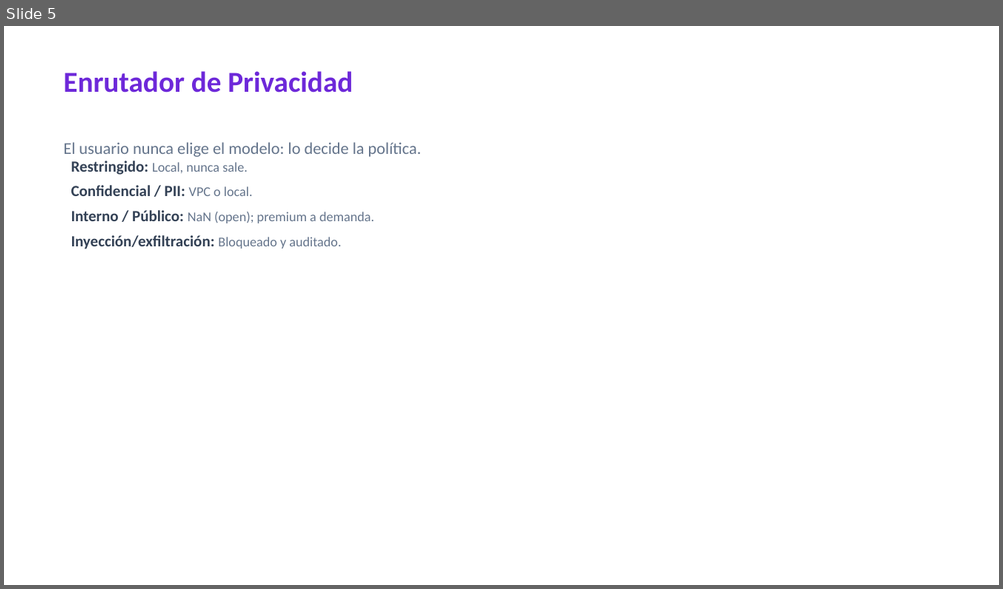
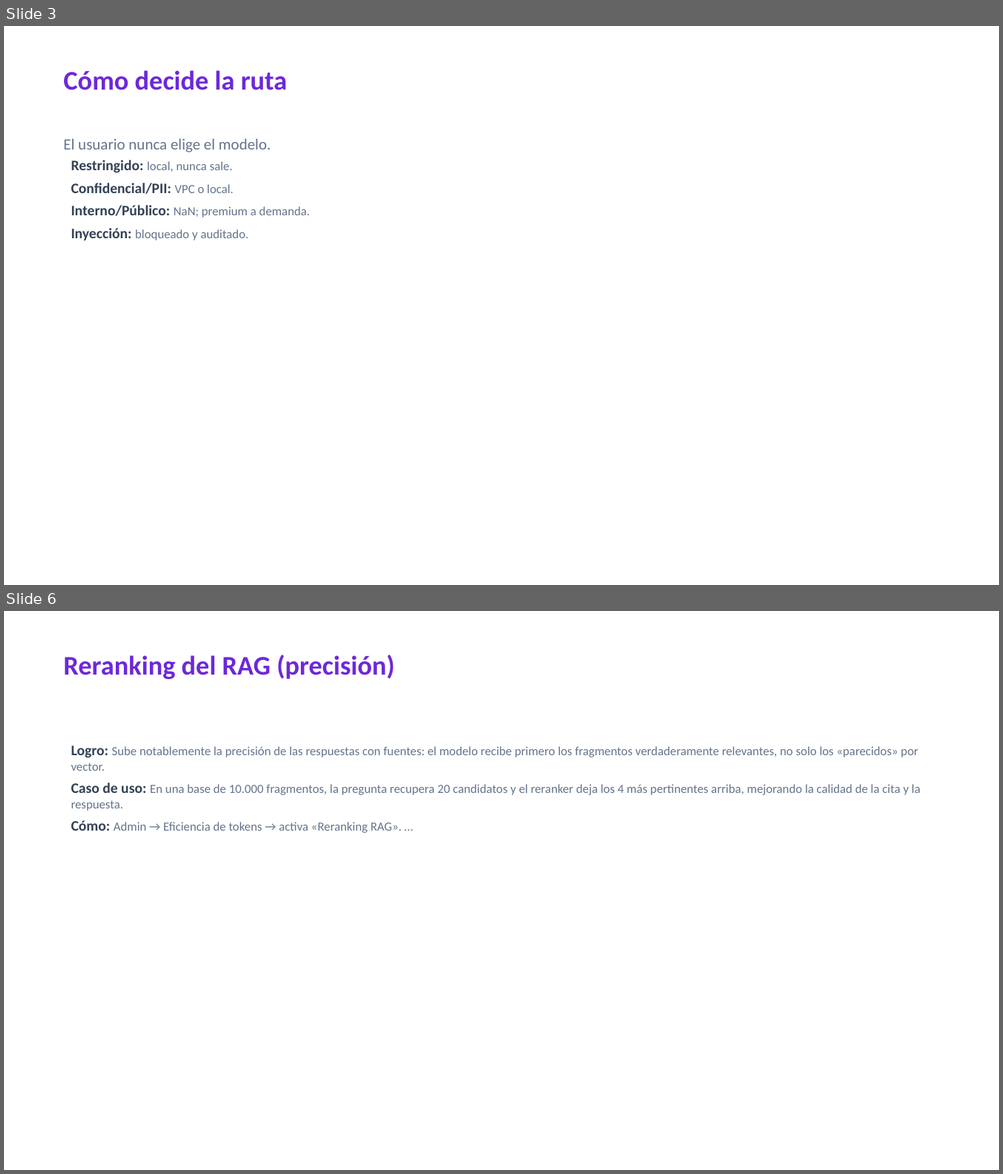
Before and after one commit to angeljba1480-AB/S4Bdashboard, a slide deck: docs/generados/MaestroAI-Presentacion.pptx. Shown one above the other, each under a label of ours: slide 5 before the commit, slides 3 and 6 after it; the slides between them are not shown. The pictures are 1003x589 and 1003x1174 pixels, drawn with LibreOffice and Linux fonts; fonts in the diff are those of the drawing. Boxes give left, top, right and bottom in pixels: in the first picture for what was removed or moved away, otherwise in the second. Text is boxed around its words. In the diff, an @@ line names an element or a change of style, - is before the commit and + after.

```diff
--- a/docs/generados/MaestroAI-Presentacion.pptx
+++ b/docs/generados/MaestroAI-Presentacion.pptx
@@ slide 6 added at (x1=4, y1=611, x2=999, y2=1170), background #FFFFFF @@
@@ text added at (x1=63, y1=655, x2=395, y2=679), 26 pt, text #6D28D9, bold @@
+Reranking del RAG (precisión)
@@ text added at (x1=71, y1=746, x2=920, y2=833), 12 pt, text #64748B @@
+Logro: Sube notablemente la precisión de las respuestas con fuentes: el modelo recibe primero los fragmentos verdaderamente relevantes, no solo los «parecidos» por vector.
+Caso de uso: En una base de 10.000 fragmentos, la pregunta recupera 20 candidatos y el reranker deja los 4 más pertinentes arriba, mejorando la calidad de la cita y la respuesta.
+Cómo: Admin → Eficiencia de tokens → activa «Reranking RAG». …
@@ what was slide 5 is now slide 3 @@
@@ slide 3 changed as well @@
@@ text at (x1=63, y1=70, x2=287, y2=90): text changed; size 28 to 26 pt @@
-Enrutador de Privacidad
+Cómo decide la ruta
@@ text at (x1=63, y1=138, x2=270, y2=153): text changed; size 16 to 15 pt @@
-El usuario nunca elige el modelo: lo decide la política.
+El usuario nunca elige el modelo.
@@ text at (x1=71, y1=160, x2=310, y2=241): text changed; size 13 to 12 pt @@
-Restringido: Local, nunca sale.
-Confidencial / PII: VPC o local.
-Interno / Público: NaN (open); premium a demanda.
-Inyección/exfiltración: Bloqueado y auditado.
+Restringido: local, nunca sale.
+Confidencial/PII: VPC o local.
+Interno/Público: NaN; premium a demanda.
+Inyección: bloqueado y auditado.
```
Also in this commit, not shown: 8 other slides changed, 12 other slides added, 6 slides removed, 2 other files.
